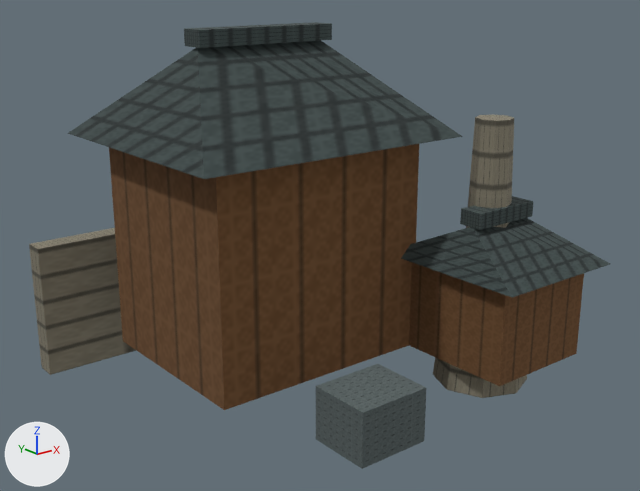
Renders of the glTF model app/src/main/assets/3d/field/domestic-SMITH-3-lod1.glb from each side of a commit.
Rendered twice from a 50 mm camera at (-1.035, -1.286, 0.796) aimed at (-0.014, -0.009, 0.285). The lights are fixed; the arrows at lower left show +X, +Y and +Z. The first picture is the older version. Vertices at exactly the same position are counted once.

The scene before the commit, as lines of its bpy script (objects in view):
```python
me_mesh_0 = bpy.data.meshes.new('Mesh_0')
me_mesh_0.from_pydata(...)  # 94 vertices, 120 faces; spans x -0.43..0.42, y -0.382..0.4, z 0.0..0.695
me_mesh_0.materials.append(mat_material_0)
ob_mesh_0 = bpy.data.objects.new('Mesh_0', me_mesh_0)
ob_mesh_0.location = (0.0, 0.0, 0.0)
```
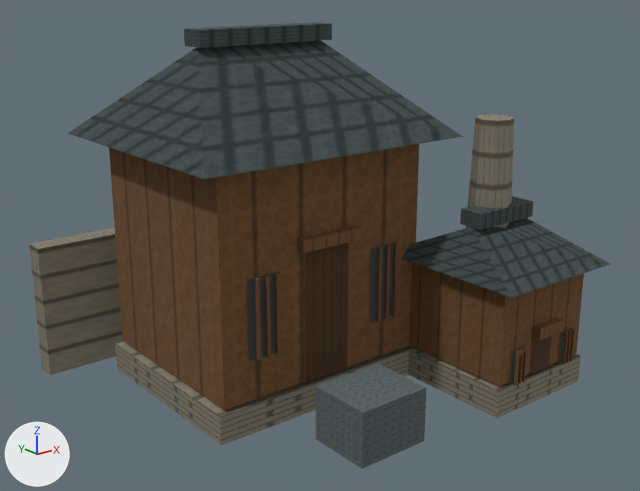
Where the change shows, as pixel boxes (x1, y1, x2, y2) in the pictures (640 x 491 px):
part 1 of me_mesh_0, added: after (115, 342, 414, 445)
part 2 of me_mesh_0, added (brown): after (255, 278, 261, 361)
part 3 of me_mesh_0, added (brown): after (265, 275, 271, 357)
part 4 of me_mesh_0, added (brown): after (275, 273, 281, 354)
part 5 of me_mesh_0, added: after (376, 247, 382, 322)
part 6 of me_mesh_0, added: after (384, 245, 391, 320)
part 7 of me_mesh_0, added: after (392, 243, 399, 317)
part 8 of me_mesh_0, added (brown): after (297, 225, 363, 253)
part 9 of me_mesh_0, added: after (406, 347, 580, 418)
part 10 of me_mesh_0, added: after (514, 350, 520, 385)
part 11 of me_mesh_0, added: after (518, 349, 524, 384)
part 12 of me_mesh_0, added: after (521, 348, 527, 382)
part 13 of me_mesh_0, added: after (562, 331, 568, 365)
part 14 of me_mesh_0, added: after (566, 330, 572, 363)
part 15 of me_mesh_0, added: after (569, 329, 575, 362)
part 16 of me_mesh_0, added (brown): after (532, 317, 564, 340)
part 17 of me_mesh_0, added (brown): after (247, 242, 398, 382)
part 18 of me_mesh_0, added (brown): after (510, 328, 572, 384)

The change, as a diff of the scene's bpy script:
```diff
--- a/app/src/main/assets/3d/field/domestic-SMITH-3-lod1.glb.py
+++ b/app/src/main/assets/3d/field/domestic-SMITH-3-lod1.glb.py
@@ me_mesh_0 @@
-me_mesh_0.from_pydata(...)  # 94 vertices, 120 faces; spans x -0.43..0.42, y -0.382..0.4, z 0.0..0.695
+me_mesh_0.from_pydata(...)  # 246 vertices, 292 faces; spans x -0.43..0.42, y -0.382..0.4, z 0.0..0.695
+# me_mesh_0 part 1: the loose piece of 8 vertices spanning x -0.305..0.145, y -0.11..0.27, z 0.07..0.495 is copied, and the copy is scaled about its middle by (1.06, 1.04, 0.129), then moved by (0.0, 0.0, -0.245); it spans x -0.319..0.159, y -0.118..0.278, z 0.01..0.065
+# me_mesh_0 part 2: the loose piece of 8 vertices spanning x -0.305..0.145, y -0.11..0.27, z 0.07..0.495 is copied, and the copy is scaled about its middle by (0.014, 0.0158, 0.35), then moved by (-0.157, -0.199, -0.059); it spans x -0.24..-0.234, y -0.122..-0.116, z 0.149..0.298
+# me_mesh_0 part 3: the loose piece of 8 vertices spanning x -0.305..0.145, y -0.11..0.27, z 0.07..0.495 is copied, and the copy is scaled about its middle by (0.014, 0.0158, 0.35), then moved by (-0.136, -0.199, -0.059); it spans x -0.22..-0.213, y -0.122..-0.116, z 0.149..0.298
+# me_mesh_0 part 4: the loose piece of 8 vertices spanning x -0.305..0.145, y -0.11..0.27, z 0.07..0.495 is copied, and the copy is scaled about its middle by (0.014, 0.0158, 0.35), then moved by (-0.116, -0.199, -0.059); it spans x -0.199..-0.192, y -0.122..-0.116, z 0.149..0.298
+# me_mesh_0 part 5: the loose piece of 8 vertices spanning x -0.2..-0.06, y -0.35..-0.23, z 0.03..0.13 is copied, and the copy is scaled about its middle by (0.045, 0.05, 1.49), then moved by (0.172, 0.171, 0.143); it spans x 0.039..0.045, y -0.122..-0.116, z 0.149..0.298
+# me_mesh_0 part 6: the loose piece of 8 vertices spanning x -0.2..-0.06, y -0.35..-0.23, z 0.03..0.13 is copied, and the copy is scaled about its middle by (0.045, 0.05, 1.49), then moved by (0.193, 0.171, 0.143); it spans x 0.06..0.066, y -0.122..-0.116, z 0.149..0.298
+# me_mesh_0 part 7: the loose piece of 8 vertices spanning x -0.2..-0.06, y -0.35..-0.23, z 0.03..0.13 is copied, and the copy is scaled about its middle by (0.045, 0.05, 1.49), then moved by (0.213, 0.171, 0.143); it spans x 0.08..0.086, y -0.122..-0.116, z 0.149..0.298
+# me_mesh_0 part 8: the loose piece of 8 vertices spanning x -0.2..-0.06, y -0.35..-0.23, z 0.03..0.13 is copied, and the copy is scaled about its middle by (0.964, 0.15, 0.22), then moved by (0.05, 0.168, 0.258); it spans x -0.147..-0.013, y -0.131..-0.113, z 0.327..0.349
+# me_mesh_0 part 9: the loose piece of 8 vertices spanning x 0.135..0.365, y -0.345..-0.095, z 0.07..0.26 is copied, and the copy is scaled about its middle by (1.06, 1.04, 0.289), then moved by (0.0, 0.0, -0.127); it spans x 0.128..0.372, y -0.35..-0.09, z 0.01..0.065
+# me_mesh_0 part 10: the loose piece of 8 vertices spanning x -0.2..-0.06, y -0.35..-0.23, z 0.03..0.13 is copied, and the copy is scaled about its middle by (0.023, 0.05, 0.665), then moved by (0.3, -0.064, 0.02); it spans x 0.168..0.171, y -0.357..-0.351, z 0.067..0.133
+# me_mesh_0 part 11: the loose piece of 8 vertices spanning x -0.2..-0.06, y -0.35..-0.23, z 0.03..0.13 is copied, and the copy is scaled about its middle by (0.023, 0.05, 0.665), then moved by (0.31, -0.064, 0.02); it spans x 0.179..0.182, y -0.357..-0.351, z 0.067..0.133
+# me_mesh_0 part 12: the loose piece of 8 vertices spanning x 0.135..0.365, y -0.345..-0.095, z 0.07..0.26 is copied, and the copy is scaled about its middle by (0.014, 0.024, 0.35), then moved by (-0.059, -0.134, -0.065); it spans x 0.189..0.192, y -0.357..-0.351, z 0.067..0.133
+# me_mesh_0 part 13: the loose piece of 8 vertices spanning x 0.135..0.365, y -0.345..-0.095, z 0.07..0.26 is copied, and the copy is scaled about its middle by (0.014, 0.024, 0.35), then moved by (0.062, -0.134, -0.065); it spans x 0.311..0.314, y -0.357..-0.351, z 0.067..0.133
+# me_mesh_0 part 14: the loose piece of 8 vertices spanning x 0.135..0.365, y -0.345..-0.095, z 0.07..0.26 is copied, and the copy is scaled about its middle by (0.014, 0.024, 0.35), then moved by (0.073, -0.134, -0.065); it spans x 0.321..0.325, y -0.357..-0.351, z 0.067..0.133
+# me_mesh_0 part 15: the loose piece of 8 vertices spanning x 0.135..0.365, y -0.345..-0.095, z 0.07..0.26 is copied, and the copy is scaled about its middle by (0.014, 0.024, 0.35), then moved by (0.083, -0.134, -0.065); it spans x 0.332..0.335, y -0.357..-0.351, z 0.067..0.133
+# me_mesh_0 part 16: the loose piece of 8 vertices spanning x 0.135..0.365, y -0.345..-0.095, z 0.07..0.26 is copied, and the copy is scaled about its middle by (0.3, 0.072, 0.116), then moved by (0.0, -0.137, -0.008); it spans x 0.215..0.285, y -0.366..-0.348, z 0.146..0.168
+# me_mesh_0 part 17: 12 vertices added at x -0.253..0.093, y -0.113, z 0.07..0.327
+# me_mesh_0 part 18: 12 vertices added at x 0.161..0.339, y -0.348, z 0.067..0.146
 me_mesh_0.materials.append(mat_material_0)
```
